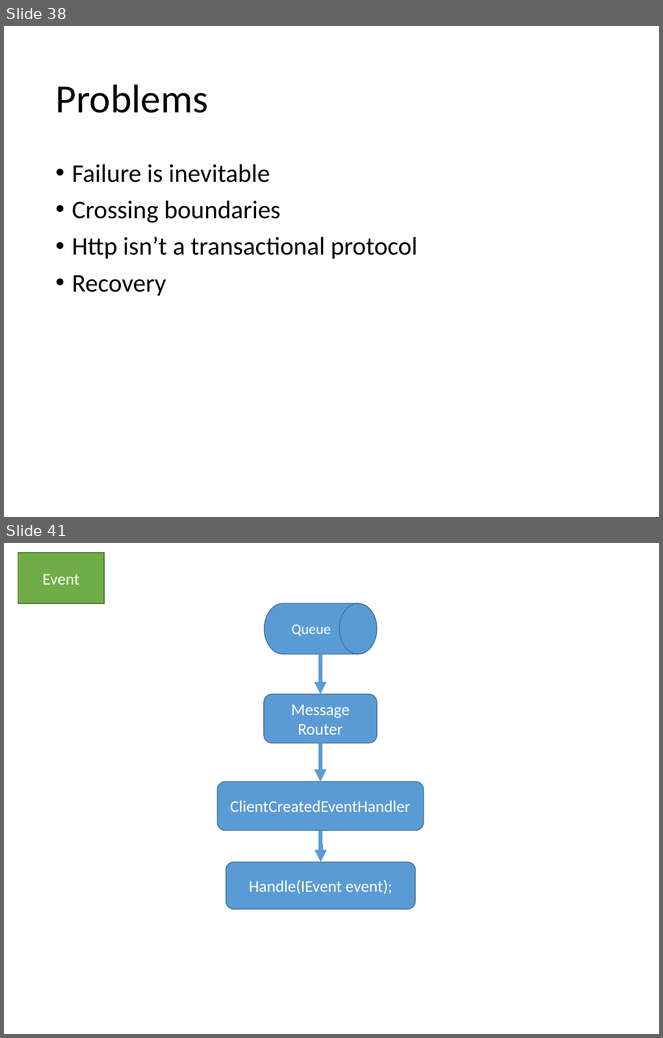
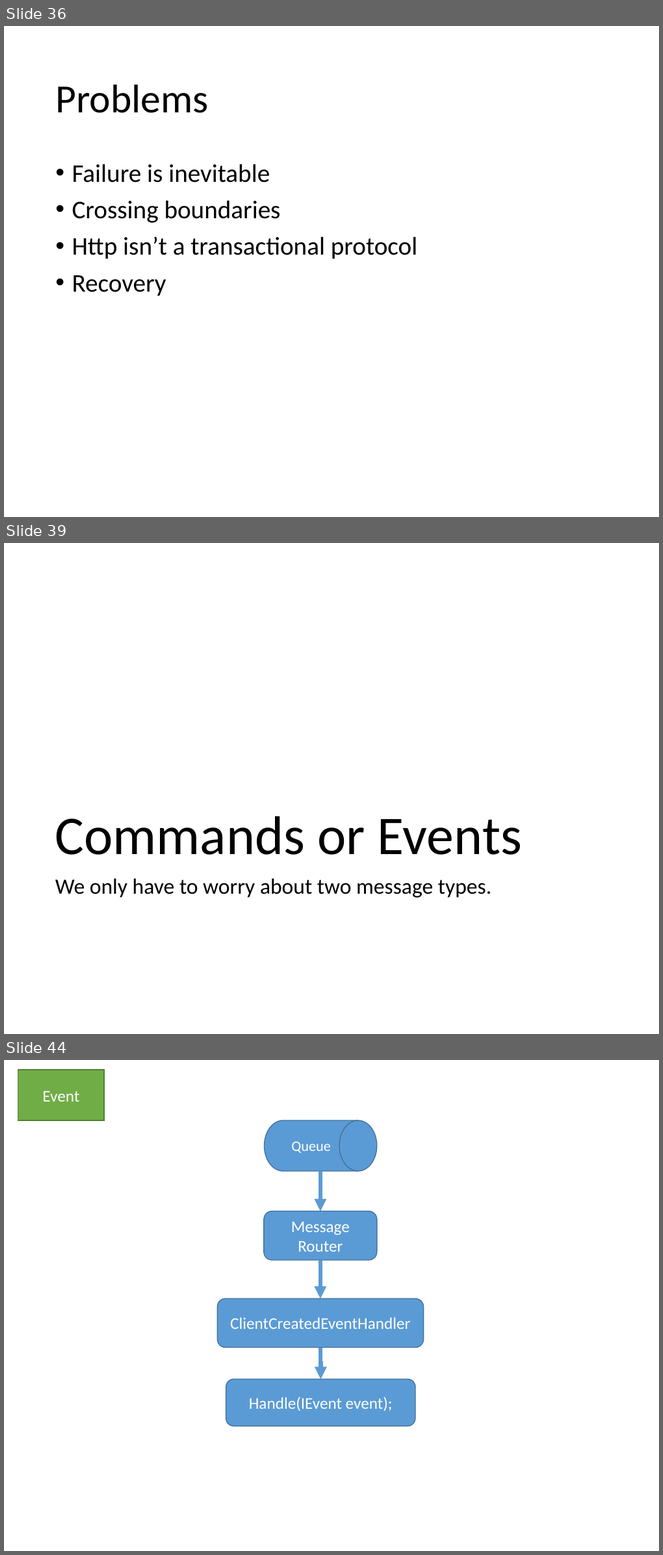
Before and after one commit to keithelder/StartR, a slide deck: slides/WebAppsReImagined.pptx. Shown one above the other, each under a label of ours: slides 38 and 41 before the commit, slides 36, 39 and 44 after it; the slides between them are not shown. The pictures are 663x1038 and 663x1555 pixels, drawn with LibreOffice and Linux fonts; fonts in the diff are those of the drawing. Boxes give left, top, right and bottom in pixels: in the first picture for what was removed or moved away, otherwise in the second. Text is boxed around its words. In the diff, an @@ line names an element or a change of style, - is before the commit and + after.

```diff
--- a/slides/WebAppsReImagined.pptx
+++ b/slides/WebAppsReImagined.pptx
@@ slide 39 added at bbox=[4, 543, 659, 1034], background #FFFFFF @@
@@ title added at bbox=[55, 816, 522, 855], 60 pt, text #000000 @@
+Commands or Events
@@ text added at bbox=[55, 878, 492, 898], 24 pt, text #000000 @@
+We only have to worry about two message types.
@@ what was slide 38 is now slide 36 @@
@@ what was slide 41 is now slide 44 @@
```
Also in this commit, not shown: 2 slides changed, 6 other slides added, 4 slides removed.
